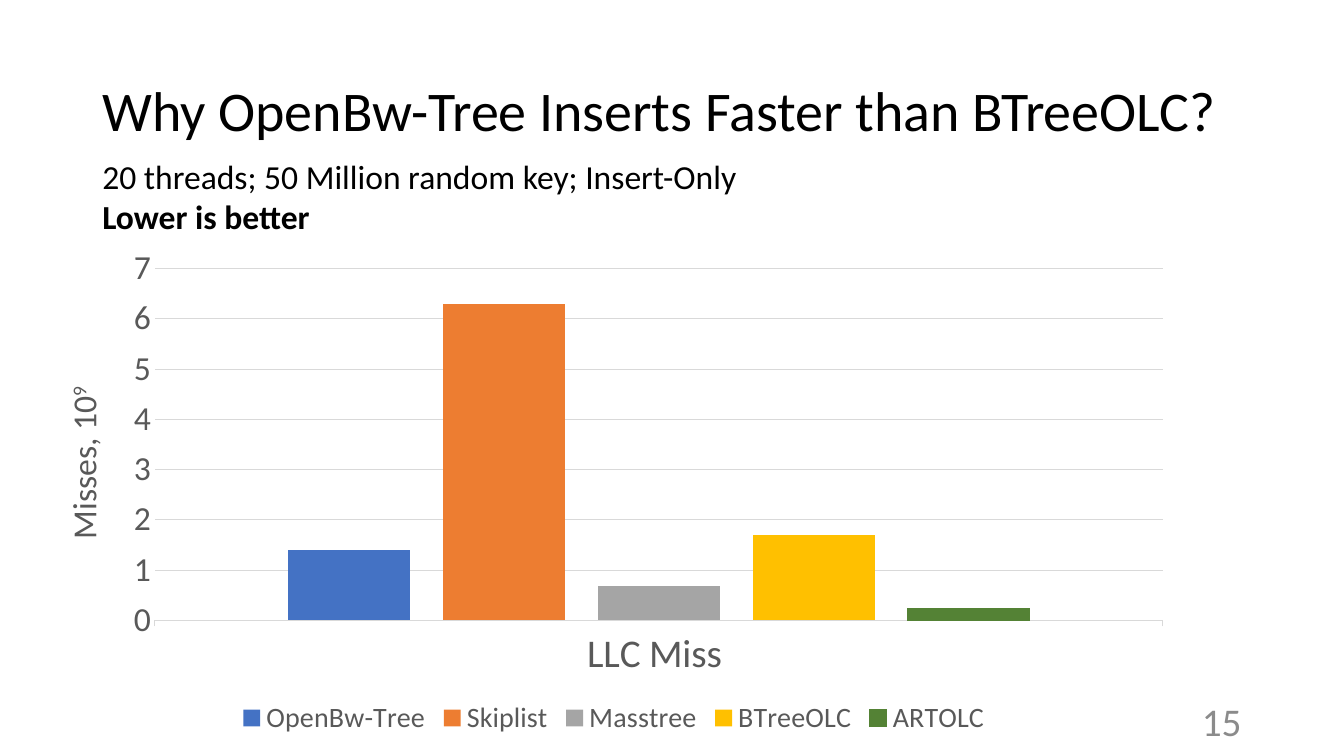
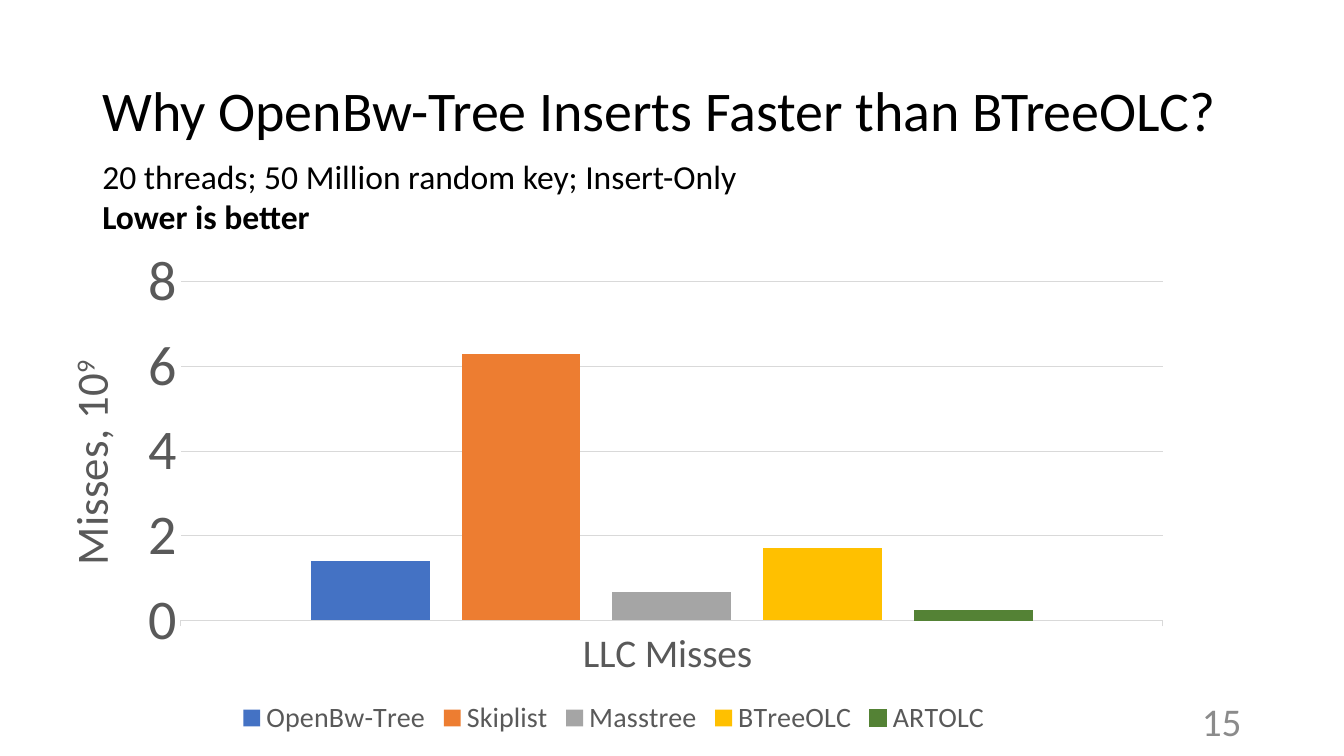
Before and after one commit to wangziqi2013/BwTree, a slide deck: slide 15 of SIGMOD 2018.pptx. Drawn at 1344x756 pixels with LibreOffice and Linux fonts; fonts in the diff are those of the drawing. Boxes give left, top, right and bottom in pixels: in the first picture for what was removed or moved away, otherwise in the second. Text is boxed around its words. In the diff, an @@ line names an element or a change of style, - is before the commit and + after.

```diff
--- a/SIGMOD 2018.pptx
+++ b/SIGMOD 2018.pptx
@@ column chart at (x1=42, y1=238, x2=1187, y2=741) @@
-categories: LLC Miss 
+categories: LLC Misses 
@@ value axis changed @@
```
Also in this commit, not shown: 10 other slides changed, 1 slide added, 1 slide removed.
